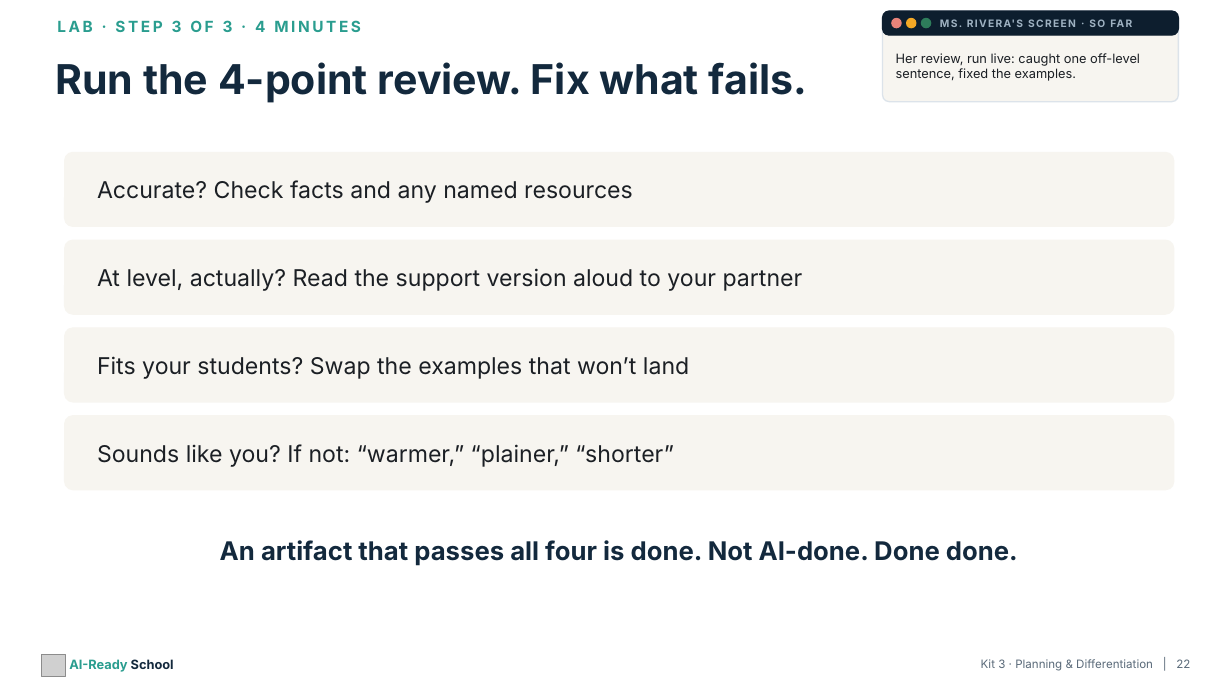
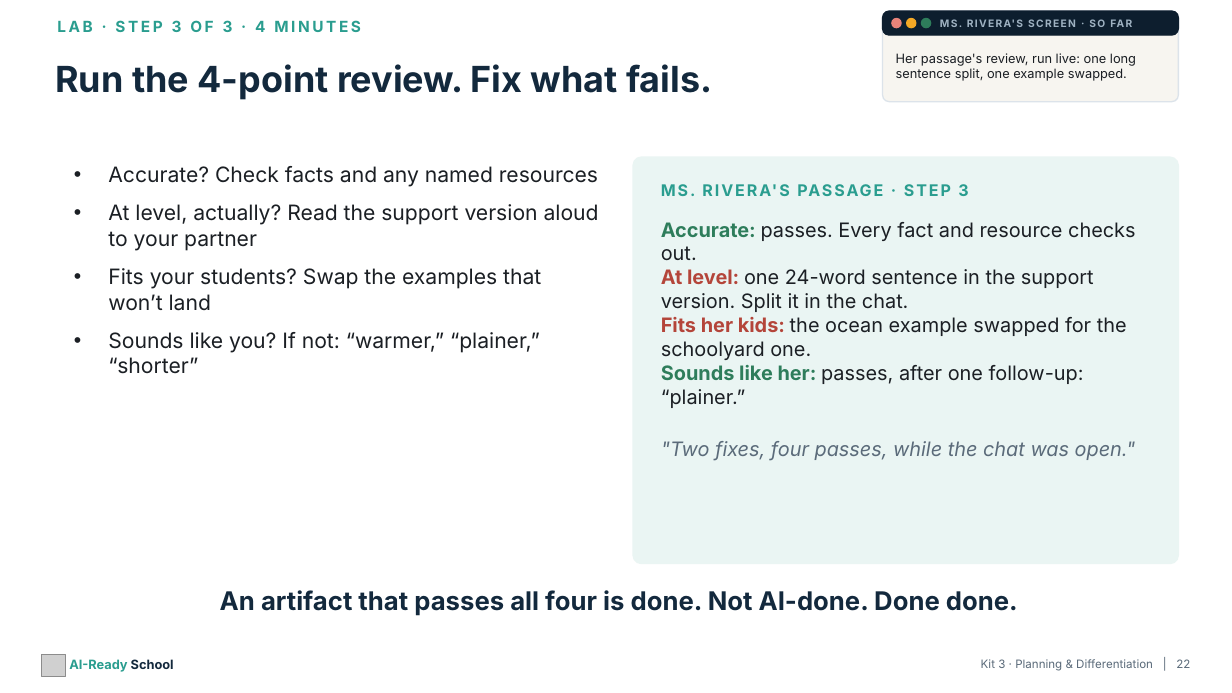
Before and after one commit to aspinozzi1/Ai-School-Ready, a slide deck: slide 22 of kits/kit03/Kit03_PresentationDeck.pptx. Drawn at 1232x693 pixels with LibreOffice and Linux fonts; fonts in the diff are those of the drawing; grey boxes stand for pictures. Boxes give left, top, right and bottom in pixels: in the first picture for what was removed or moved away, otherwise in the second. Text is boxed around its words. In the diff, an @@ line names an element or a change of style, - is before the commit and + after.

```diff
--- a/kits/kit03/Kit03_PresentationDeck.pptx
+++ b/kits/kit03/Kit03_PresentationDeck.pptx
@@ text "Run the 4-point review. Fix ..." at <box>55,64,712,100</box>: size 32 to 28 pt @@
@@ text at <box>896,53,1136,81</box>: text changed @@
-Her review, run live: caught one off-level sentence, fixed the examples.
+Her passage's review, run live: one long sentence split, one example swapped.
@@ rounded rectangle removed at <box>65,152,1174,226</box> @@
@@ text added at <box>108,166,599,374</box>, 16.5 pt, text #1B1F24 @@
+• Accurate? Check facts and any named resources
+• At level, actually? Read the support version aloud to your partner
+• Fits your students? Swap the examples that won’t land
+• Sounds like you? If not: “warmer,” “plainer,” “shorter”
@@ rounded rectangle added at <box>633,157,1178,564</box>, fill #EAF5F3, outline #EAF5F3 1 pt @@
@@ text removed at <box>97,180,633,203</box> @@
-Accurate? Check facts and any named resources
@@ text added at <box>678,184,968,196</box>, 12.5 pt, text #2A9D8F, bold @@
+MS. RIVERA'S PASSAGE · STEP 3
@@ text at <box>661,222,1136,460</box>: text changed; size 18 to 15.5 pt @@
-At level, actually? Read the support version aloud to your partner
+Accurate: passes. Every fact and resource checks out.
+At level: one 24-word sentence in the support version. Split it in the chat.
+Fits her kids: the ocean example swapped for the schoolyard one.
+Sounds like her: passes, after one follow-up: “plainer.”
+"Two fixes, four passes, while the chat was open."
@@ text "Accurate: passes. Every fact and ..." at <box>661,222,1136,460</box>: vertical alignment middle to top @@
@@ rounded rectangle removed at <box>65,240,1174,314</box> @@
@@ rounded rectangle removed at <box>65,328,1174,402</box> @@
@@ text removed at <box>97,356,689,379</box> @@
-Fits your students? Swap the examples that won’t land
@@ rounded rectangle removed at <box>65,416,1174,490</box> @@
@@ text removed at <box>97,444,673,467</box> @@
-Sounds like you? If not: “warmer,” “plainer,” “shorter”
@@ text "An artifact that passes all ...": place and size @@
-text "An artifact that passes all ..." at <box>220,540,1018,565</box>
+text "An artifact that passes all ..." at <box>220,590,1018,616</box>
```
Also in this commit, not shown: 5 other slides changed, 4 other files.
